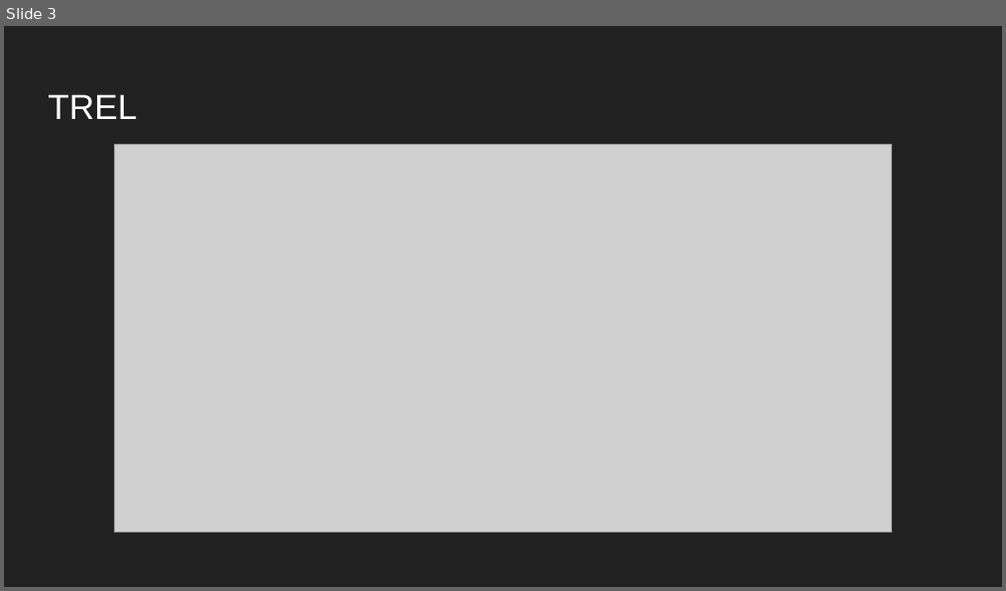
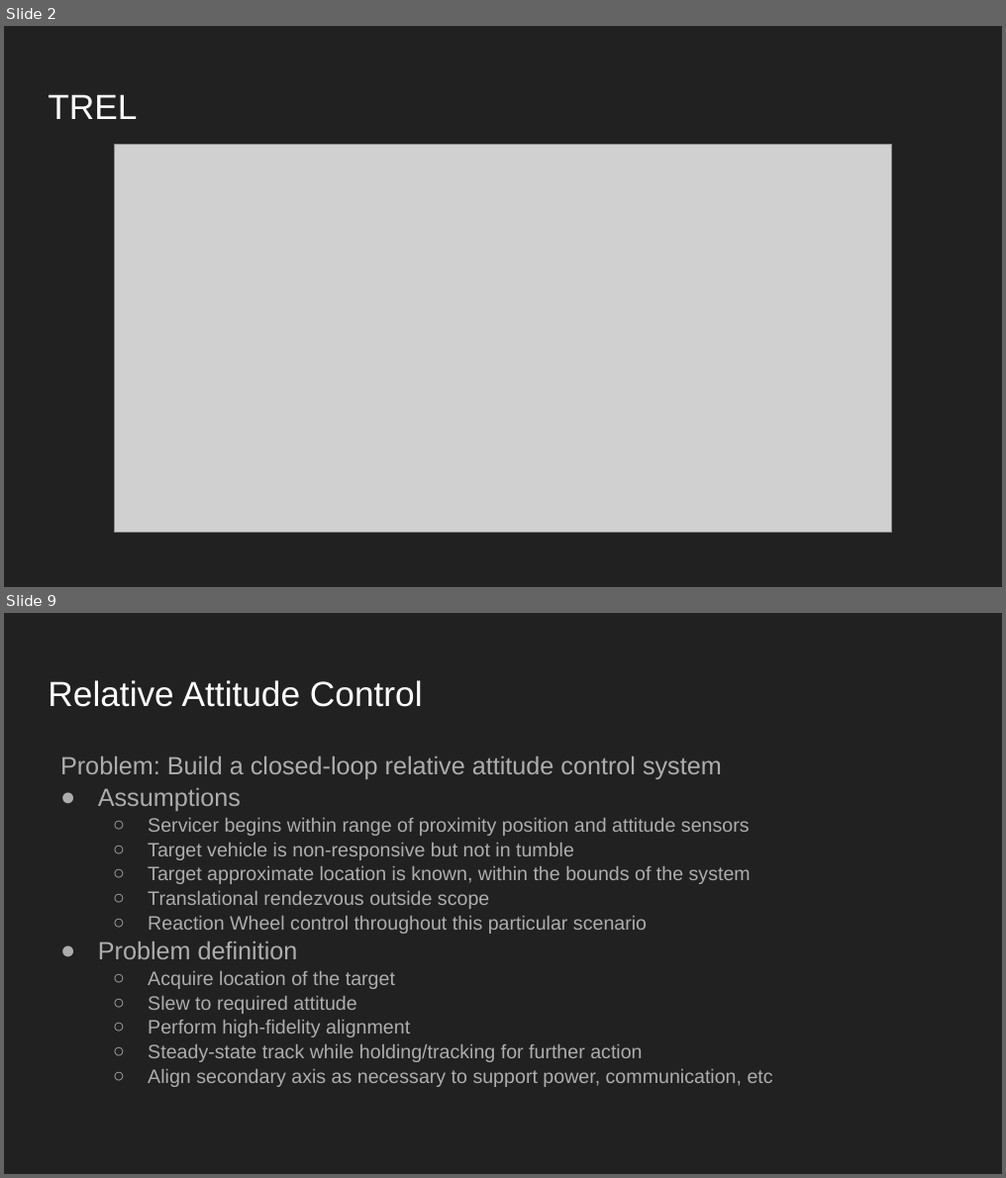
Before and after one commit to amalatak/Notes, a slide deck: Job Presentation-2.pptx. Shown one above the other, each under a label of ours: slide 3 before the commit, slides 2 and 9 after it; the slides between them are not shown. The pictures are 1006x591 and 1006x1178 pixels, drawn with LibreOffice and Linux fonts; fonts in the diff are those of the drawing; grey boxes stand for pictures. Boxes give left, top, right and bottom in pixels: in the first picture for what was removed or moved away, otherwise in the second. Text is boxed around its words. In the diff, an @@ line names an element or a change of style, - is before the commit and + after.

```diff
--- a/Job Presentation-2.pptx
+++ b/Job Presentation-2.pptx
@@ slide 9 added at box(4, 613, 1002, 1174), background #212121 @@
@@ title added at box(48, 680, 423, 707), 25.2 pt, text #FFFFFF @@
+Relative Attitude Control
@@ text added at box(60, 757, 773, 1087), 14 pt, text #ADADAD @@
+Problem: Build a closed-loop relative attitude control system
+● Assumptions
+  ○ Servicer begins within range of proximity position and attitude sensors
+  ○ Target vehicle is non-responsive but not in tumble
+  ○ Target approximate location is known, within the bounds of the system
+  ○ Translational rendezvous outside scope
+  ○ Reaction Wheel control throughout this particular scenario
+● Problem definition
+  ○ Acquire location of the target
+  ○ Slew to required attitude
+  ○ Perform high-fidelity alignment
+  ○ Steady-state track while holding/tracking for further action
+  ○ Align secondary axis as necessary to support power, communication, etc
@@ what was slide 3 is now slide 2 @@
```
Also in this commit, not shown: 3 slides changed, 10 other slides added, 12 slides removed.
